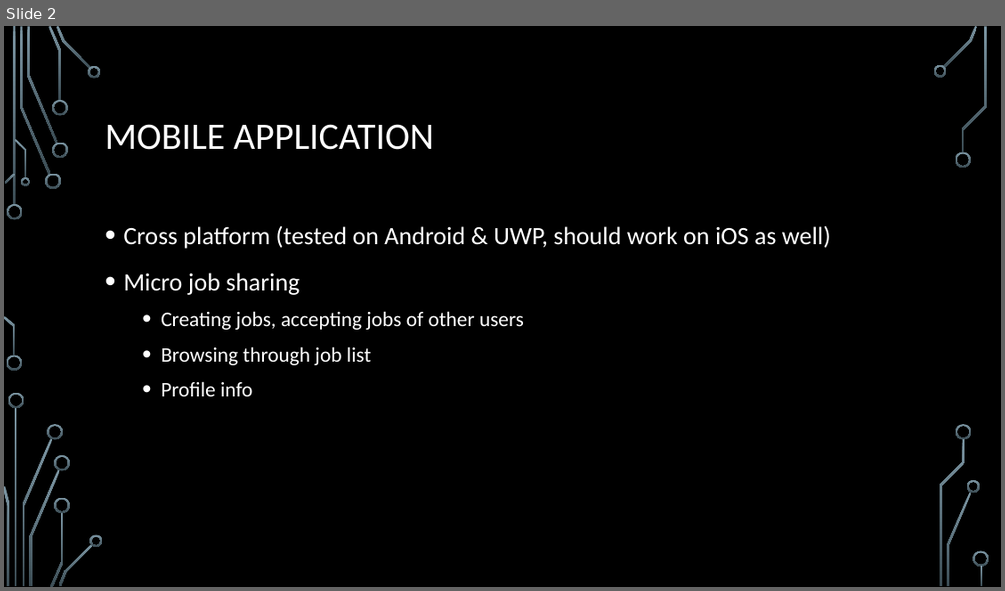
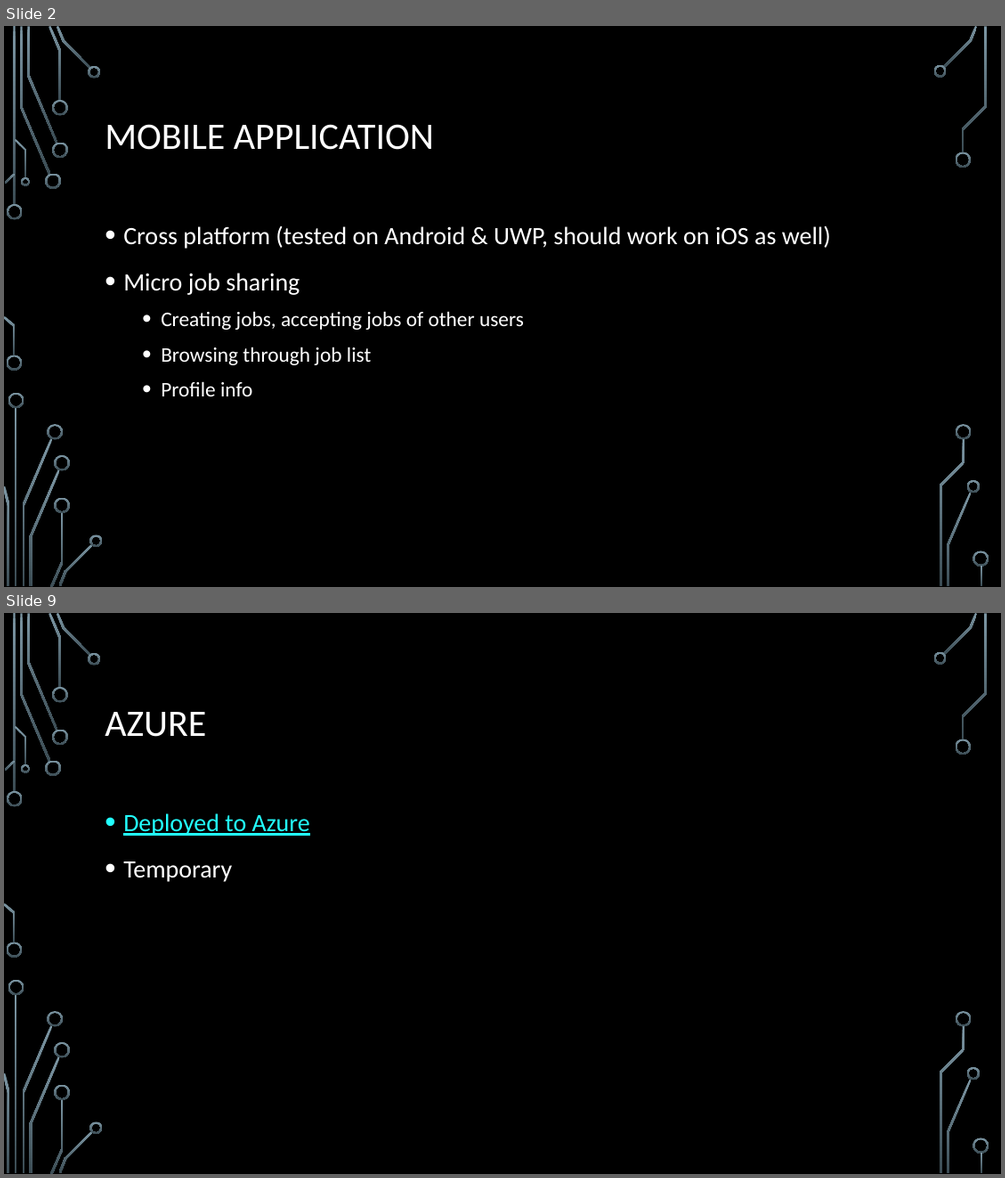
Before and after one commit to gabikadlecova/MicroBee, a slide deck: MicrobeeJobs.pptx. Shown one above the other, each under a label of ours: slide 2 before the commit, slides 2 and 9 after it; the slides between them are not shown. The pictures are 1005x591 and 1005x1178 pixels, drawn with LibreOffice and Linux fonts; fonts in the diff are those of the drawing; background and template pictures are left out. Boxes give left, top, right and bottom in pixels: in the first picture for what was removed or moved away, otherwise in the second. Text is boxed around its words. In the diff, an @@ line names an element or a change of style, - is before the commit and + after.

```diff
--- a/MicrobeeJobs.pptx
+++ b/MicrobeeJobs.pptx
@@ slide 9 added at (x1=4, y1=613, x2=1001, y2=1174), background picture (left out); not listed: 36 template elements that a slide beside it also shows @@
@@ title added at (x1=105, y1=712, x2=206, y2=737), 36 pt, text #FFFFFF @@
+AZURE
@@ text added at (x1=123, y1=813, x2=310, y2=882), 24 pt, text #22FFFF, underline @@
+• Deployed to Azure
+• Temporary
```
Also in this commit, not shown: 1 slide changed, 5 other slides added.
